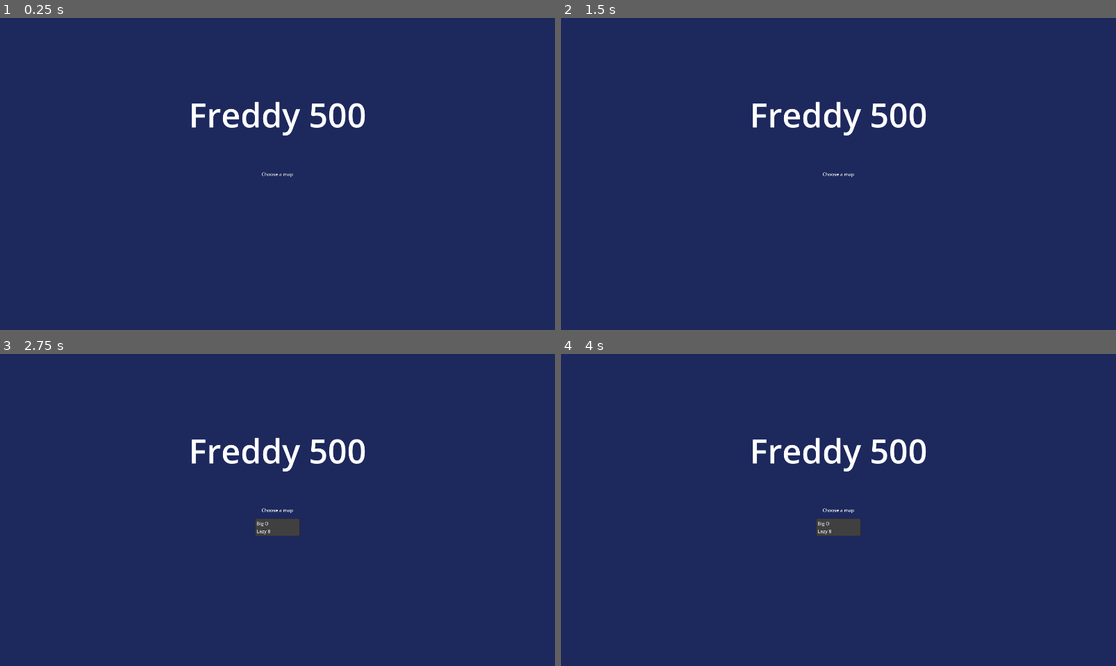
Above: before the commit, frames 1-4 (two rows, left to right).
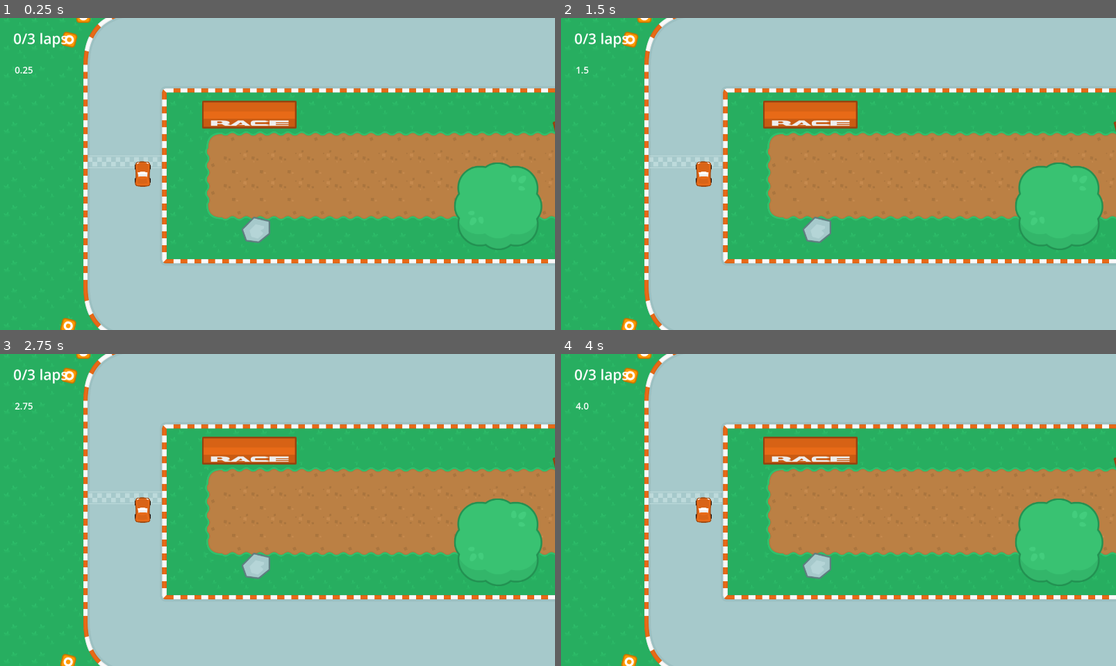
Above: after the commit, the same moments.

Repository: fredchien3/20-game-challenge
Game: Godot game, scene res://scenes/main/main.tscn
Two runs of this game, one before a commit and one after it. Both use one fixed random seed, a clock stepped at 60 frames per second and the inputs below.
Inputs (mouse positions are in pixels of both pictures, inside the frame that each line leads up to):
- Up to frame 1 (0.25 s): no input
- Up to frame 2 (1.5 s): click (838, 174) at 0.5 s, where only the run before the commit has a clickable "Choose a map"; click (838, 174) at 1.25 s, where only the run before the commit has a clickable "Choose a map"
- Up to frame 3 (2.75 s): click (277, 510) at 2 s, where only the run before the commit has a clickable "Choose a map"
- Up to frame 4 (4 s): no input

The runs differ from the first frame. In frame 1, 100% of the frame differs, in the area x 0-100%, y 0-100%; in frame 2, 100%; in frame 3, 100%; in frame 4, 100%.

Commit message:
Add skid marks on drifting

Diff:
--- a/4--indy-500/project.godot
+++ b/4--indy-500/project.godot
@@ -19,6 +19,11 @@
 
 window/size/viewport_width=1920
 window/size/viewport_height=1080
+
+[editor]
+
+movie_writer/movie_file="C:/Ford Docs/GameDev/20 Game Challenge/4--indy-500/movie.avi"
+movie_writer/fps=30
 
 [input]
 
--- a/4--indy-500/scenes/car/car.gd
+++ b/4--indy-500/scenes/car/car.gd
@@ -1,6 +1,8 @@
 extends RigidBody2D
 
 @export var player_num: int
+
+var skid_scene = load("res://scenes/car/skid_square.tscn")
 
 const ACCELERATION = 800
 const ROLL_FRICTION = 200
@@ -31,6 +33,15 @@
 func _process(_delta: float) -> void:
 	$Wheels/LeftWheel.rotation_degrees = angular_velocity * 12
 	$Wheels/RightWheel.rotation_degrees = angular_velocity * 12
+
+	if drift_action and Input.is_action_pressed(drift_action):
+		for marker in [$LeftSkidMarker, $RightSkidMarker]:
+			var skid = skid_scene.instantiate()
+			skid.rotation_degrees = rotation_degrees
+			skid.position = marker.global_position
+			skid.top_level = true
+			skid.z_index = -1
+			add_child(skid)
 
 func _integrate_forces(state: PhysicsDirectBodyState2D) -> void:
 	var velocity := state.get_linear_velocity()
--- a/4--indy-500/scenes/car/car.tscn
+++ b/4--indy-500/scenes/car/car.tscn
@@ -8,6 +8,7 @@
 size = Vector2(64, 112)
 
 [node name="Car" type="RigidBody2D"]
+z_index = 1
 custom_integrator = true
 script = ExtResource("1_yhfra")
 
@@ -36,3 +37,9 @@
 [node name="CollisionShape2D" type="CollisionShape2D" parent="."]
 rotation = 1.5708
 shape = SubResource("RectangleShape2D_yhfra")
+
+[node name="LeftSkidMarker" type="Marker2D" parent="."]
+position = Vector2(-31, -32)
+
+[node name="RightSkidMarker" type="Marker2D" parent="."]
+position = Vector2(-31, 34)
--- /dev/null
+++ b/4--indy-500/scenes/car/skid_square.gd
@@ -0,0 +1,7 @@
+extends Node2D
+
+
+# Called when the node enters the scene tree for the first time.
+func _ready() -> void:
+	await get_tree().create_timer(3).timeout
+	queue_free()
--- /dev/null
+++ b/4--indy-500/scenes/car/skid_square.tscn
@@ -0,0 +1,12 @@
+[gd_scene load_steps=2 format=3 uid="uid://da63tn0pr1lbm"]
+
+[ext_resource type="Script" uid="uid://by3f4rn4ftna1" path="res://scenes/car/skid_square.gd" id="1_teuf1"]
+
+[node name="SkidSquare" type="Node2D"]
+script = ExtResource("1_teuf1")
+
+[node name="Polygon2D" type="Polygon2D" parent="."]
+z_index = -1
+scale = Vector2(0.727273, 1)
+color = Color(0, 0, 0, 0.0666667)
+polygon = PackedVector2Array(-11, -8, 11, -8, 11, 8, -11, 8)
--- a/4--indy-500/scenes/main/main.gd
+++ b/4--indy-500/scenes/main/main.gd
@@ -9,9 +9,11 @@
 var game_running
 var elapsed_time
 
+var dev_mode = true
+
 func reset_variables():
 	laps_complete = 0
-	laps_needed = 1
+	laps_needed = 3
 	game_running = false
 	elapsed_time = 0.0
 
@@ -23,8 +25,9 @@
 func _ready() -> void:
 	reset_variables()
 	$MainMenu/TrackSelector.get_popup().id_pressed.connect(_on_track_selected)
-	# debug
-	#_on_track_selected(0)
+
+	if dev_mode:
+		_on_track_selected(0)
 
 func _process(delta: float) -> void:
 	if game_running:
@@ -55,13 +58,15 @@
 	$HUD.visible = true
 	$HUD/WinLabel.visible = false
 
-	$HUD/CountdownLabel.text = "3"
-	await get_tree().create_timer(1).timeout
-	$HUD/CountdownLabel.text = "2"
-	await get_tree().create_timer(1).timeout
-	$HUD/CountdownLabel.text = "1"
-	await get_tree().create_timer(1).timeout
-	$HUD/CountdownLabel.text = "Start!"
+	if not dev_mode:
+		$HUD/CountdownLabel.text = "3"
+		await get_tree().create_timer(1).timeout
+		$HUD/CountdownLabel.text = "2"
+		await get_tree().create_timer(1).timeout
+		$HUD/CountdownLabel.text = "1"
+		await get_tree().create_timer(1).timeout
+		$HUD/CountdownLabel.text = "Start!"
+
 	game_running = true
 	car.freeze = false
 	await get_tree().create_timer(0.5).timeout
--- a/4--indy-500/scenes/tracks/big_o.tscn
+++ b/4--indy-500/scenes/tracks/big_o.tscn
@@ -39,7 +39,7 @@
 }
 
 [node name="Big O" type="Node2D"]
-z_index = -1
+z_index = -2
 script = ExtResource("1_u7fg4")
 
 [node name="Bounds" type="StaticBody2D" parent="."]
Not shown, added: 4--indy-500/scenes/car/skid_square.gd.uid
